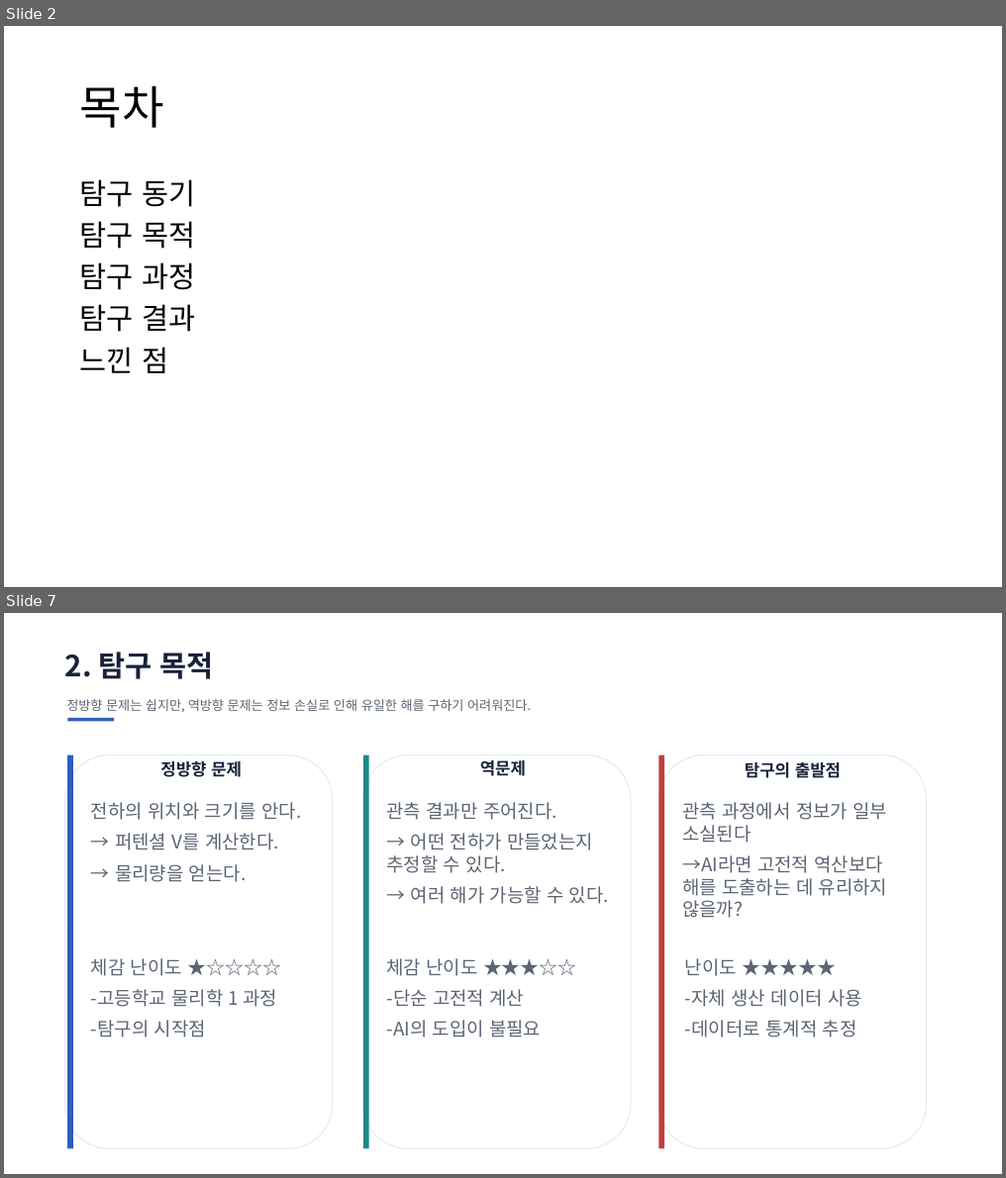
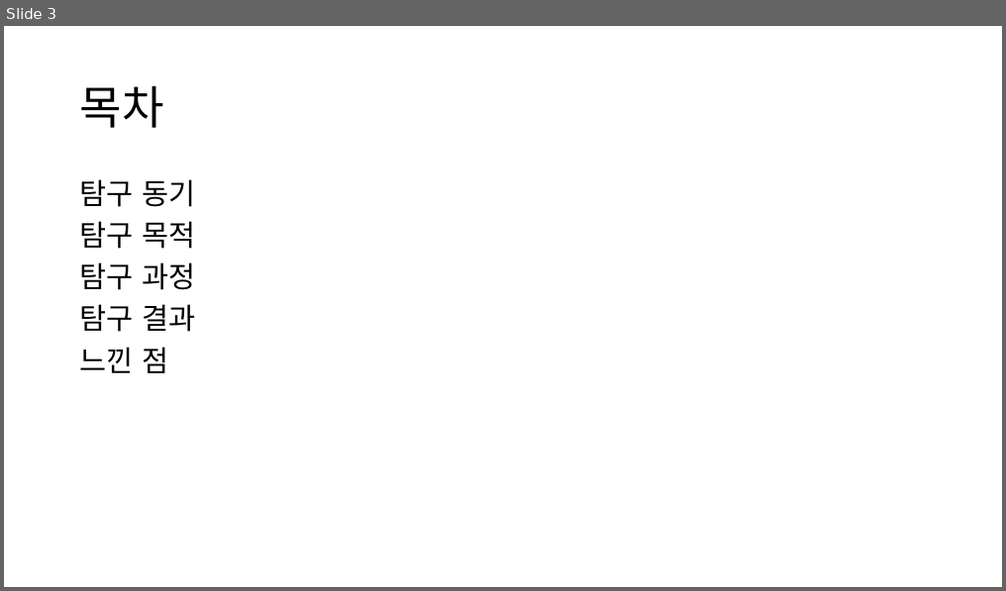
Before and after one commit to ohyunu525/KK-AI, a slide deck: Documents/보고서 파일.pptx. Shown one above the other, each under a label of ours: slides 2 and 7 before the commit, slide 3 after it; the slides between them are not shown. The pictures are 1006x1178 and 1006x591 pixels, drawn with LibreOffice and Linux fonts; fonts in the diff are those of the drawing. Boxes give left, top, right and bottom in pixels: in the first picture for what was removed or moved away, otherwise in the second. Text is boxed around its words. In the diff, an @@ line names an element or a change of style, - is before the commit and + after.

```diff
--- a/Documents/보고서 파일.pptx
+++ b/Documents/보고서 파일.pptx
@@ slide 7 removed at [4, 613, 1002, 1174], background #FFFFFF @@
@@ text removed at [65, 652, 214, 679] @@
-2. 탐구 목적
@@ text removed at [66, 699, 531, 712] @@
-정방향 문제는 쉽지만, 역방향 문제는 정보 손실로 인해 유일한 해를 구하기 어려워진다.
@@ rectangle removed at [67, 718, 114, 721] @@
@@ rounded rectangle removed at [64, 756, 332, 1149] @@
@@ rectangle removed at [67, 756, 73, 1149] @@
@@ rounded rectangle removed at [363, 756, 631, 1149] @@
@@ rectangle removed at [363, 756, 369, 1149] @@
@@ text removed at [480, 761, 526, 776] @@
-역문제
@@ rounded rectangle removed at [659, 756, 927, 1149] @@
@@ rectangle removed at [659, 756, 665, 1149] @@
@@ text removed at [160, 761, 242, 777] @@
-정방향 문제
@@ text removed at [745, 762, 841, 778] @@
-탐구의 출발점
@@ text removed at [91, 802, 301, 882] @@
-전하의 위치와 크기를 안다.
-→ 퍼텐셜 V를 계산한다.
-→ 물리량을 얻는다.
@@ text removed at [387, 802, 609, 904] @@
-관측 결과만 주어진다.
-→ 어떤 전하가 만들었는지 추정할 수 있다.
-→ 여러 해가 가능할 수 있다.
@@ text removed at [387, 802, 888, 918] @@
-관측 과정에서 정보가 일부 소실된다
-→AI라면 고전적 역산보다 해를 도출하는 데 유리하지 않을까?
@@ text removed at [91, 959, 278, 1038] @@
-체감 난이도 ★☆☆☆☆
--고등학교 물리학 1 과정
--탐구의 시작점
@@ text removed at [387, 959, 541, 1038] @@
-체감 난이도 ★★★☆☆
--단순 고전적 계산
--AI의 도입이 불필요
@@ text removed at [685, 959, 862, 1038] @@
-난이도 ★★★★★
--자체 생산 데이터 사용
--데이터로 통계적 추정
@@ what was slide 2 is now slide 3 @@
```
Also in this commit, not shown: 4 slides changed, 12 slides added, 2 other files.
